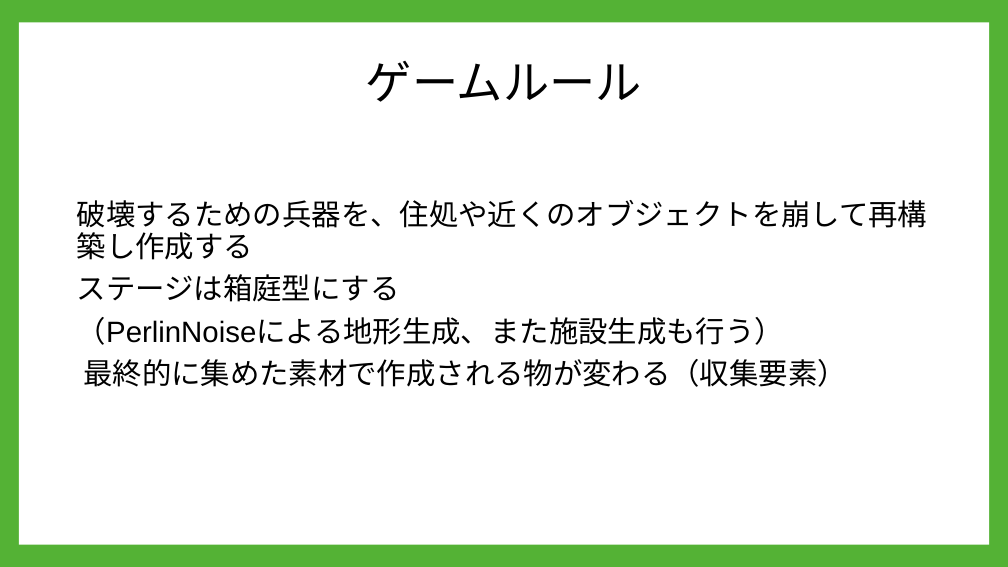
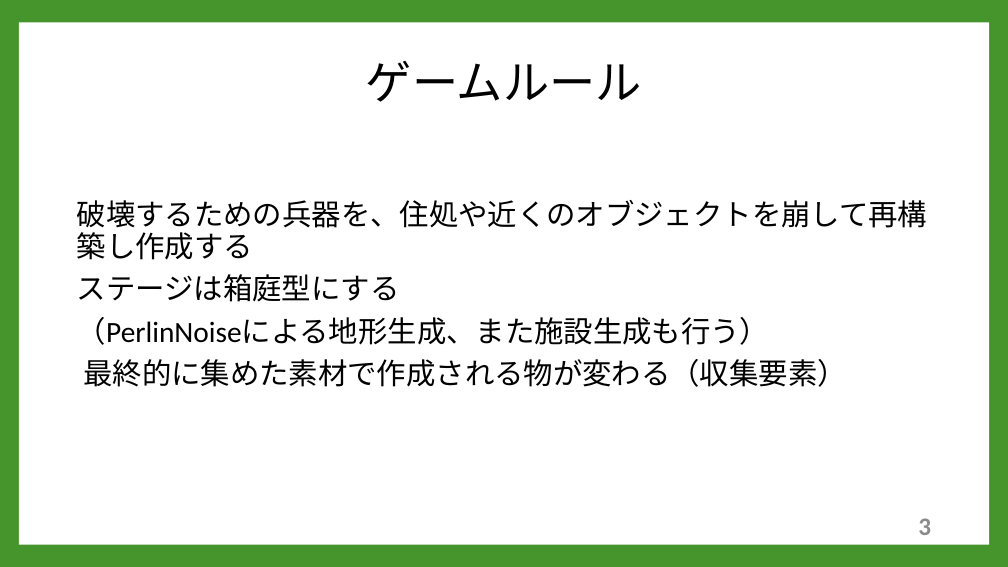
Before and after one commit to A23019/GC_A3_1, a slide deck: slide 4 of 企画/PowerPoint/企画案２.pptx. Drawn at 1008x567 pixels with LibreOffice and Linux fonts; fonts in the diff are those of the drawing; background and template pictures are left out. Boxes give left, top, right and bottom in pixels: in the first picture for what was removed or moved away, otherwise in the second. Text is boxed around its words. In the diff, an @@ line names an element or a change of style, - is before the commit and + after.

Commit message:
企画書作成中

```diff
--- a/企画/PowerPoint/企画案２.pptx
+++ b/企画/PowerPoint/企画案２.pptx
@@ background #54B235 to #45942C @@
@@ text "破壊するための兵器を、住処や近くのオブジェクトを崩して再構築し作成する" at [77,200,928,387]: font Arial to Calibri @@
@@ page number added at [918,518,931,535], 24 pt, text #8C8C8C, bold @@
+3
```
Also in this commit, not shown: 4 other slides changed, 2 slides added, 2 slides removed, 4 other files.
